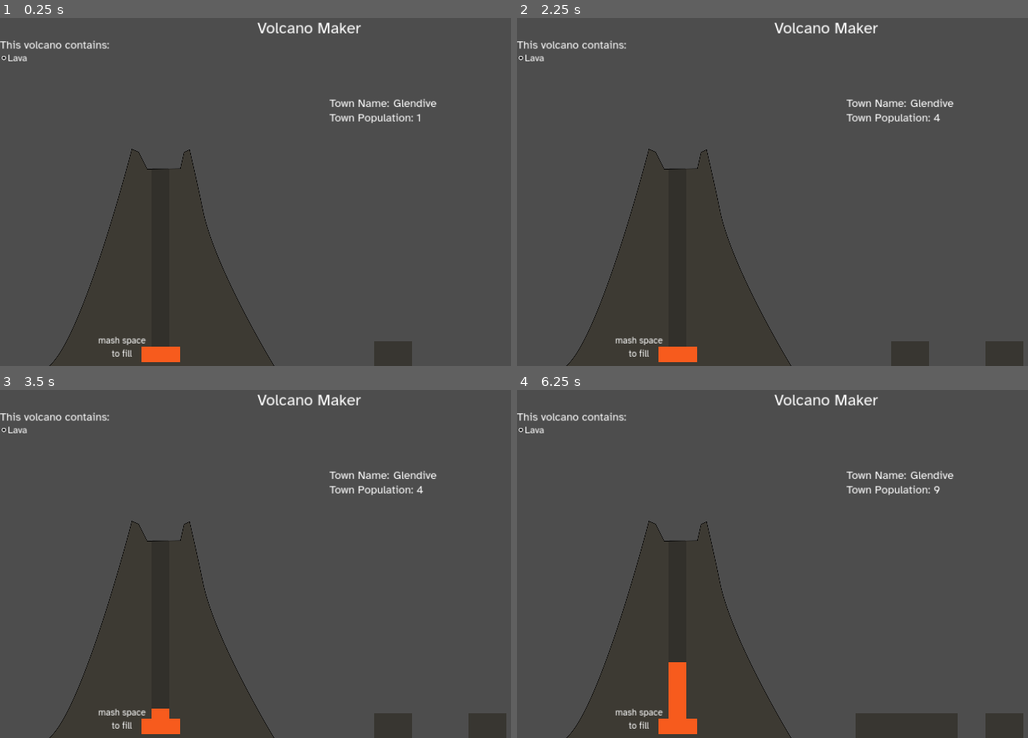
Above: before the commit, frames 1-4 (two rows, left to right).
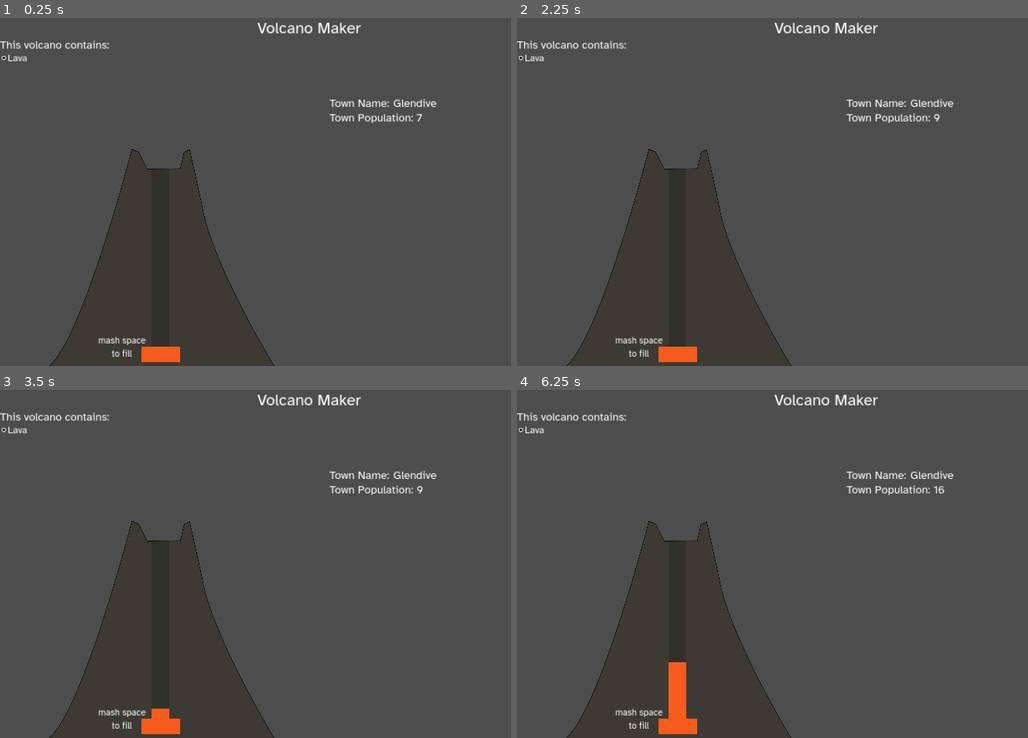
Above: after the commit, the same moments.

Repository: wycre/volcanomaker
Game: Godot game, scene res://Game.tscn
Two runs of this game, one before a commit and one after it. Both use one fixed random seed, a clock stepped at 60 frames per second and the inputs below.
Inputs:
- Up to frame 1 (0.25 s): no input
- Up to frame 2 (2.25 s): click "Lava" at 0.5 s; click "Lava" at 1.25 s; click "Lava" at 2 s
- Up to frame 3 (3.5 s): tap Enter at 2.75 s; tap Space (ui_select) at 3.02 s
- Up to frame 4 (6.25 s): tap Space (ui_select) at 3.5, 3.77, 5.27, 5.75, 6.02 s; tap Enter at 5 s

The runs differ from the first frame. In frame 1, 0.5% of the frame differs, in the area x 73-83%, y 27-100%; in frame 2, 1.1%; in frame 3, 1.1%; in frame 4, 2.0%, in the area x 66-100%, y 27-100%.
Error before the commit: Modulo by zero error in operator '%'. (res://Scripts/Buildings/hut.gd:20)

Commit message:
building sprites & background running

Diff:
--- a/Scripts/Buildings/hut.gd
+++ /dev/null
@@ -1,25 +0,0 @@
-extends Sprite2D
-
-static var textures = []
-
-# Called when the node enters the scene tree for the first time.
-func _ready() -> void:
-
-	if textures.size() == 0:
-		var dir = DirAccess.open("res://Assets/Textures/Buildings/Hut")
-		if dir:
-			dir.list_dir_begin()
-			var file_name = dir.get_next()
-			while file_name != "":
-				if !dir.current_is_dir():
-					if file_name.ends_with(".png"):
-						print(file_name)
-						textures.append("res://Assets/Textures/Buildings/Hut/" + file_name)
-				file_name = dir.get_next()
-
-	texture = load(textures[randi() % textures.size()])
-
-
-# Called every frame. 'delta' is the elapsed time since the previous frame.
-func _process(delta: float) -> void:
-	pass
--- a/Scripts/TownController.gd
+++ b/Scripts/TownController.gd
@@ -8,24 +8,32 @@
 var house = preload("res://house.tscn")
 var tower = preload("res://tower.tscn")
 
-const building_scale = Vector2(0.3,0.3)
-const screenbottom = 755
-const screenright = 800
+@export var building_scale: Vector2 = Vector2(0.3,0.3)
+@export var screenright: int = 800
 
 var population: int = 2
 var pop_wave: int = 1
 
 var timer_active = true
 var timer: float = 0
-const timer_limit: float = 2
+@export var timer_limit: float = 2
 
 var past_eruptions = {}
+
+var last_tick = 0
 
 # Called when the node enters the scene tree for the first time.
 func _ready() -> void:
 	add_hut()
 
 func _process(delta: float) -> void:
+	var timeskip = Time.get_ticks_msec() - last_tick
+	if timeskip > timer_limit * 1000:
+		var missed_waves = timeskip / (timer_limit * 1000)
+		for i in missed_waves:
+			pop_wave += 1
+			increase_pop(pop_wave)
+
 	# Increase population in waves, based on a timer
 	if timer_active:
 		timer += delta
@@ -33,6 +41,8 @@
 			pop_wave += 1
 			increase_pop(pop_wave)
 			timer = 0
+
+	last_tick = Time.get_ticks_msec()
 
 
 func increase_pop(wave):
@@ -94,26 +104,19 @@
 	timer = 0
 
 func add_hut():
-	var x = randi() % screenright
-	var pos = Vector2(x,screenbottom)
 	var instance = hut.instantiate()
 	instance.scale = building_scale
-	instance.position = pos
+	instance.position.x = randi() % screenright
 	$Buildings.add_child(instance)
 
 func add_house():
-	var x = randi() % screenright
-	var pos = Vector2(x,screenbottom)
 	var instance = house.instantiate()
 	instance.scale = building_scale
-	instance.position = pos
+	instance.position.x = randi() % screenright
 	$Buildings.add_child(instance)
 
 func add_tower():
-	var x = randi() % screenright
-	var pos = Vector2(x,screenbottom)
 	var instance = tower.instantiate()
 	instance.scale = building_scale
-	instance.position = pos
-	add_child(instance)
+	instance.position.x = randi() % screenright
 	$Buildings.add_child(instance)
--- /dev/null
+++ b/Scripts/building.gd
@@ -0,0 +1,65 @@
+extends Sprite2D
+
+static var hut_textures = []
+static var house_textures = []
+static var tower_textures = []
+
+@export_enum("Hut", "House", "Tower") var building_type: int
+
+
+func _ready() -> void:
+	match building_type:
+		0:
+			if hut_textures.size() == 0:
+				get_hut_textures()
+			else:
+				texture = load(hut_textures[randi() % hut_textures.size()])
+		1:
+			if house_textures.size() == 0:
+				get_house_textures()
+			else:
+				texture = load(house_textures[randi() % house_textures.size()])
+		2:
+			if tower_textures.size() == 0:
+				get_tower_textures()
+			else:
+				texture = load(tower_textures[randi() % tower_textures.size()])
+
+
+
+func get_hut_textures():
+	var dir = DirAccess.open("res://Assets/Textures/Buildings/Hut")
+	if dir:
+		dir.list_dir_begin()
+		var file_name = dir.get_next()
+		while file_name != "":
+			if !dir.current_is_dir():
+				if file_name.ends_with(".png"):
+					hut_textures.append("res://Assets/Textures/Buildings/Hut/" + file_name)
+			file_name = dir.get_next()
+
+
+
+func get_house_textures():
+	var dir = DirAccess.open("res://Assets/Textures/Buildings/House")
+	if dir:
+		dir.list_dir_begin()
+		var file_name = dir.get_next()
+		while file_name != "":
+			if !dir.current_is_dir():
+				if file_name.ends_with(".png"):
+					house_textures.append("res://Assets/Textures/Buildings/House/" + file_name)
+			file_name = dir.get_next()
+
+
+
+func get_tower_textures():
+	var dir = DirAccess.open("res://Assets/Textures/Buildings/Tower")
+	if dir:
+		dir.list_dir_begin()
+		var file_name = dir.get_next()
+		while file_name != "":
+			if !dir.current_is_dir():
+				if file_name.ends_with(".png"):
+					tower_textures.append("res://Assets/Textures/Buildings/Tower/" + file_name)
+			file_name = dir.get_next()
--- a/house.tscn
+++ b/house.tscn
@@ -1,6 +1,10 @@
-[gd_scene load_steps=2 format=3 uid="uid://dv0slwb2omlv0"]
+[gd_scene load_steps=3 format=3 uid="uid://dv0slwb2omlv0"]
 
-[ext_resource type="Texture2D" uid="uid://baicplmjx2qdg" path="res://Assets/Textures/House.png" id="1_mu1d8"]
+[ext_resource type="Texture2D" uid="uid://r26xdmf0oo0a" path="res://Assets/Textures/Buildings/House/Building 01 A.png" id="1_1p5ur"]
+[ext_resource type="Script" path="res://Scripts/building.gd" id="2_jh5rq"]
 
 [node name="House" type="Sprite2D" groups=["TownBuildings"]]
-texture = ExtResource("1_mu1d8")
+position = Vector2(0, 755)
+texture = ExtResource("1_1p5ur")
+script = ExtResource("2_jh5rq")
+building_type = 1
--- a/hut.tscn
+++ b/hut.tscn
@@ -1,8 +1,9 @@
 [gd_scene load_steps=3 format=3 uid="uid://chnxgmash8l47"]
 
-[ext_resource type="Texture2D" uid="uid://ceo70cjycugx2" path="res://Assets/Textures/Hut.png" id="1_0toij"]
-[ext_resource type="Script" path="res://Scripts/Buildings/hut.gd" id="2_6okal"]
+[ext_resource type="Texture2D" uid="uid://dgixf4xgu6o33" path="res://Assets/Textures/Buildings/Hut/Building 02 A.png" id="1_6eiyt"]
+[ext_resource type="Script" path="res://Scripts/building.gd" id="2_6okal"]
 
 [node name="Hut" type="Sprite2D" groups=["TownBuildings"]]
-texture = ExtResource("1_0toij")
+position = Vector2(0, 755)
+texture = ExtResource("1_6eiyt")
 script = ExtResource("2_6okal")
--- a/tower.tscn
+++ b/tower.tscn
@@ -1,6 +1,10 @@
-[gd_scene load_steps=2 format=3 uid="uid://dqfusv7kvf27d"]
+[gd_scene load_steps=3 format=3 uid="uid://dqfusv7kvf27d"]
 
-[ext_resource type="Texture2D" uid="uid://coe00a5nekqhk" path="res://Assets/Textures/Tower.png" id="1_2sx37"]
+[ext_resource type="Texture2D" uid="uid://rrqgivpaokyn" path="res://Assets/Textures/Buildings/Tower/Building 03 A.png" id="1_gg4w0"]
+[ext_resource type="Script" path="res://Scripts/building.gd" id="2_lu42i"]
 
 [node name="Tower" type="Sprite2D" groups=["TownBuildings"]]
-texture = ExtResource("1_2sx37")
+position = Vector2(0, 710)
+texture = ExtResource("1_gg4w0")
+script = ExtResource("2_lu42i")
+building_type = 2
Binary file removed: Assets/Textures/House.png
Not shown, removed: Assets/Textures/House.png.import
Binary file removed: Assets/Textures/Hut.png
Not shown, removed: Assets/Textures/Hut.png.import
Binary file removed: Assets/Textures/Tower.png
Not shown, removed: Assets/Textures/Tower.png.import
Binary file removed: Assets/Textures/Town.png
Not shown, removed: Assets/Textures/Town.png.import
